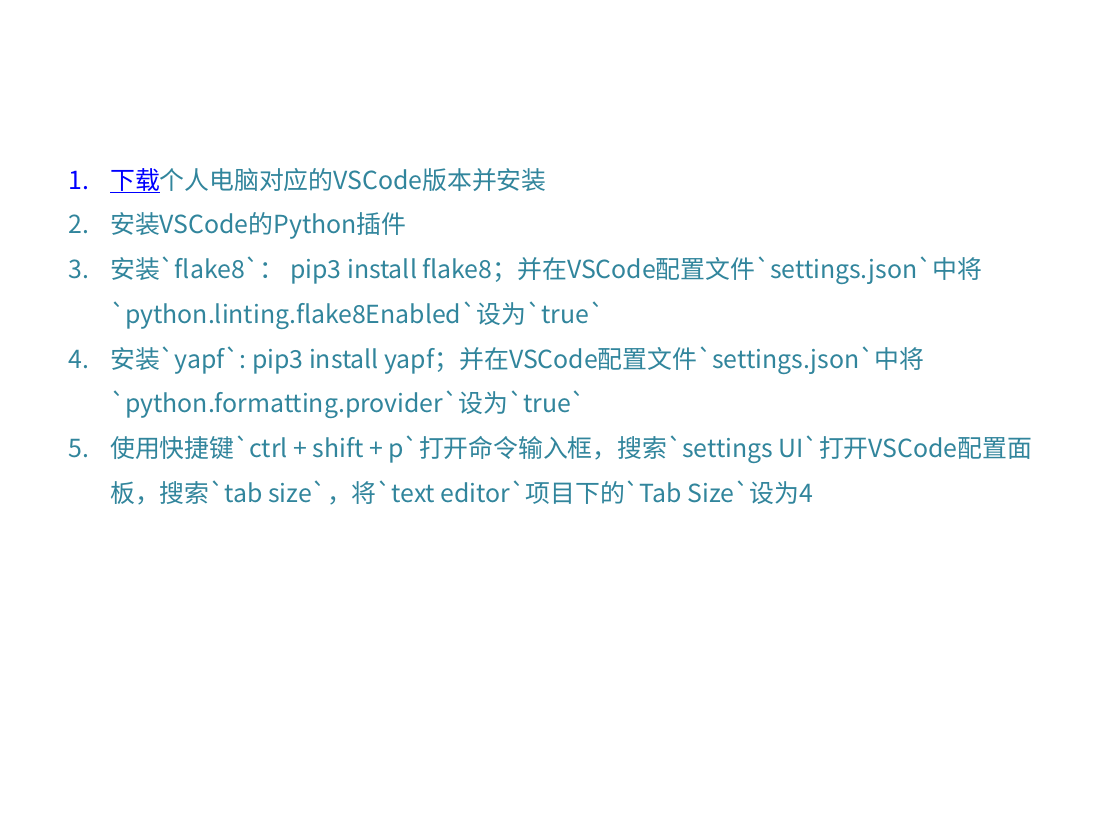
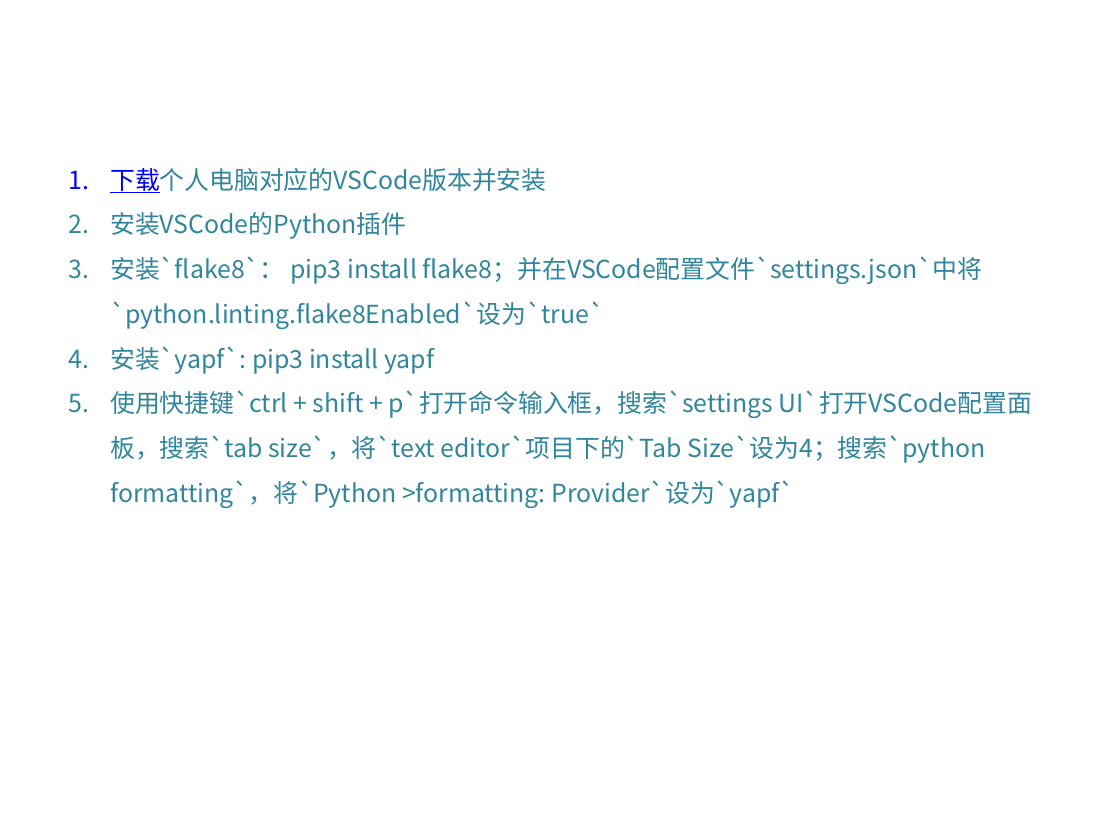
Before and after one commit to DataScienceCoding/Python-Data-Analysis, a slide deck: slide 8 of Python-Data-Analysis.pptx. Drawn at 1120x840 pixels with LibreOffice and Linux fonts; fonts in the diff are those of the drawing; background and template pictures are left out. Boxes give left, top, right and bottom in pixels: in the first picture for what was removed or moved away, otherwise in the second. Text is boxed around its words. In the diff, an @@ line names an element or a change of style, - is before the commit and + after.

```diff
--- a/Python-Data-Analysis.pptx
+++ b/Python-Data-Analysis.pptx
@@ text at [110, 346, 1032, 508]: text changed @@
-4. 安装`yapf`: pip3 install yapf；并在VSCode配置文件`settings.json`中将`python.formatting.provider`设为`true`
-5. 使用快捷键`ctrl + shift + p`打开命令输入框，搜索`settings UI`打开VSCode配置面板，搜索`tab size`，将`text editor`项目下的`Tab Size`设为4
+4. 安装`yapf`: pip3 install yapf
+5. 使用快捷键`ctrl + shift + p`打开命令输入框，搜索`settings UI`打开VSCode配置面板，搜索`tab size`，将`text editor`项目下的`Tab Size`设为4；搜索`python formatting`，将`Python >formatting: Provider`设为`yapf`
```
Also in this commit, not shown: 5 other slides changed, 21 slides added, 11 other files.
